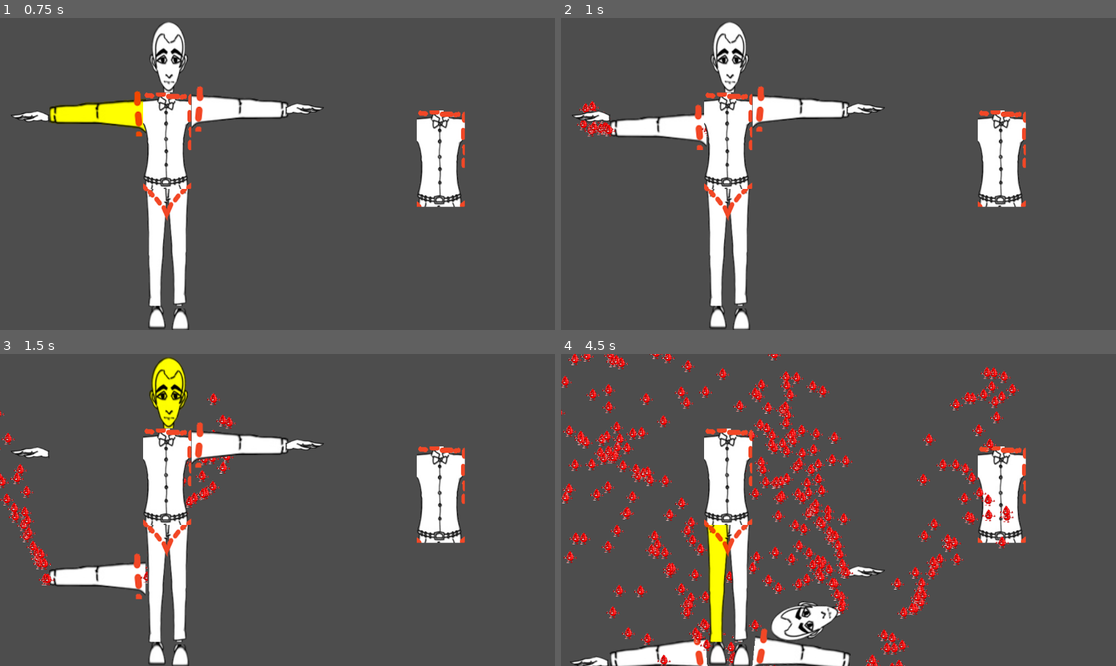
Above: before the commit, frames 1-4 (two rows, left to right).
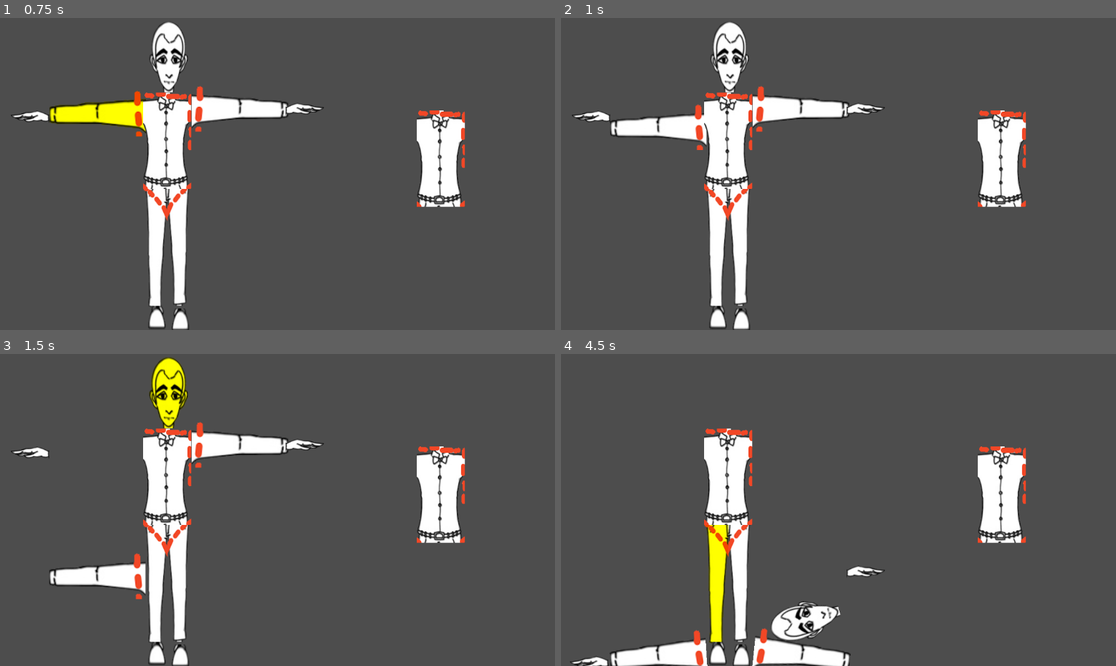
Above: after the commit, the same moments.

Repository: Olli1080/Frankenjam24
Game: Godot game, scene res://Scenes/timmsTestScene.tscn
Same seed, same stepped clock (60 frames per second), same inputs: the game is played once before the commit and once after it.
Inputs (mouse positions are in pixels of both pictures, inside the frame that each line leads up to):
- Up to frame 1 (0.75 s): tap Enter at 0.5 s; move the mouse to (99, 114) at 0.52 s; click (99, 114) at 0.67 s
- Up to frame 2 (1 s): no input
- Up to frame 3 (1.5 s): move the mouse to (172, 394) at 1.27 s; click (172, 394) at 1.42 s
- Up to frame 4 (4.5 s): move the mouse to (594, 450) at 2.02 s; click (594, 450) at 2.17 s; move the mouse to (799, 444) at 2.77 s; click (799, 444) at 2.92 s; move the mouse to (849, 447) at 3.52 s; click (849, 447) at 3.67 s; move the mouse to (716, 581) at 4.27 s; click (716, 581) at 4.42 s

Frame 1 is identical in both runs. In frame 2, 0.3% of the frame differs, in the area x 2-27%, y 26-39%; in frame 3, 1.3%; in frame 4, 9.3%, in the area x 0-83%, y 0-100%.

Commit message:
limits blood

Diff:
--- a/Nodes/dockNode.tscn
+++ b/Nodes/dockNode.tscn
@@ -1,4 +1,6 @@
-[gd_scene load_steps=2 format=3 uid="uid://cqtbg0laj4dvh"]
+[gd_scene load_steps=3 format=3 uid="uid://cqtbg0laj4dvh"]
+
+[ext_resource type="Script" path="res://Scripts/PinAngles.gd" id="1_eubii"]
 
 [sub_resource type="CircleShape2D" id="CircleShape2D_g8nte"]
 radius = 20.0
@@ -7,6 +9,7 @@
 collision_layer = 2
 collision_mask = 2
 monitoring = false
+script = ExtResource("1_eubii")
 
 [node name="AreaShape2D" type="CollisionShape2D" parent="."]
 shape = SubResource("CircleShape2D_g8nte")
--- a/Scenes/timmsTestScene.tscn
+++ b/Scenes/timmsTestScene.tscn
@@ -1,6 +1,7 @@
 [gd_scene load_steps=15 format=3 uid="uid://csnbgngwaa3fk"]
 
 [ext_resource type="PackedScene" uid="uid://cfr0a5fokav1n" path="res://Scenes/BodyParts/left_arm.tscn" id="2_hh3dy"]
+[ext_resource type="PackedScene" uid="uid://cqtbg0laj4dvh" path="res://Nodes/dockNode.tscn" id="2_rb8sg"]
 [ext_resource type="PackedScene" uid="uid://bsfqce3b6t3dq" path="res://Scenes/BodyParts/head.tscn" id="3_bkm6h"]
 [ext_resource type="PackedScene" uid="uid://d1fwh58bk2sgd" path="res://Scenes/BodyParts/left_hand.tscn" id="4_cy3jm"]
 [ext_resource type="PackedScene" uid="uid://qpma3icuof4i" path="res://Scenes/BodyParts/right_arm.tscn" id="5_y08rp"]
@@ -19,13 +20,12 @@
 [sub_resource type="WorldBoundaryShape2D" id="WorldBoundaryShape2D_yoyet"]
 normal = Vector2(-0.999949, -0.0100497)
 
-[sub_resource type="CircleShape2D" id="CircleShape2D_g8nte"]
-radius = 20.0
-
 [node name="Node2D2" type="Node2D"]
 
 [node name="WorldBoundary" type="StaticBody2D" parent="."]
 position = Vector2(-6, 651)
+collision_layer = 7
+collision_mask = 7
 
 [node name="CollisionShape2D_Bottom" type="CollisionShape2D" parent="WorldBoundary"]
 shape = SubResource("WorldBoundaryShape2D_olymo")
@@ -51,54 +51,25 @@
 [node name="CollisionPolygon2D" type="CollisionPolygon2D" parent="Recipent"]
 polygon = PackedVector2Array(-48, 99, -46, 62, -40, 7, -51, -35, -51, -83, -21, -87, 16, -86, 48, -80, 50, -42, 39, -34, 34, 9, 36, 62, 44, 99)
 
-[node name="LeftLegDockNode" type="Area2D" parent="Recipent" groups=["DockPoint"]]
-position = Vector2(-25, 100)
-rotation = 0.208696
-collision_layer = 2
-collision_mask = 2
-monitoring = false
+[node name="DockNode" parent="Recipent" instance=ExtResource("2_rb8sg")]
+position = Vector2(-52, -59)
+rotation = -3.12598
 
-[node name="AreaShape2D" type="CollisionShape2D" parent="Recipent/LeftLegDockNode"]
-shape = SubResource("CircleShape2D_g8nte")
+[node name="DockNode2" parent="Recipent" instance=ExtResource("2_rb8sg")]
+position = Vector2(-31, 100)
 
-[node name="RightLegDockNode" type="Area2D" parent="Recipent" groups=["DockPoint"]]
-position = Vector2(21, 99)
-rotation = -0.189497
-collision_layer = 2
-collision_mask = 2
-monitoring = false
+[node name="DockNode3" parent="Recipent" instance=ExtResource("2_rb8sg")]
+position = Vector2(25, 98)
 
-[node name="AreaShape2D" type="CollisionShape2D" parent="Recipent/RightLegDockNode"]
-shape = SubResource("CircleShape2D_g8nte")
+[node name="DockNode4" parent="Recipent" instance=ExtResource("2_rb8sg")]
+position = Vector2(48, -57)
+rotation = -1.5723
+min_angle = -0.5
+max_angle = 0.5
 
-[node name="LeftArmDockNode" type="Area2D" parent="Recipent" groups=["DockPoint"]]
-position = Vector2(-52, -59)
-rotation = 1.55568
-collision_layer = 2
-collision_mask = 2
-monitoring = false
-
-[node name="AreaShape2D" type="CollisionShape2D" parent="Recipent/LeftArmDockNode"]
-shape = SubResource("CircleShape2D_g8nte")
-
-[node name="RightArmDockNode" type="Area2D" parent="Recipent" groups=["DockPoint"]]
-position = Vector2(50, -59)
-rotation = -1.53178
-collision_layer = 2
-collision_mask = 2
-monitoring = false
-
-[node name="AreaShape2D" type="CollisionShape2D" parent="Recipent/RightArmDockNode"]
-shape = SubResource("CircleShape2D_g8nte")
-
-[node name="NeckDockNode" type="Area2D" parent="Recipent" groups=["DockPoint"]]
-position = Vector2(-1.99998, -88)
-rotation = -2.96091
-collision_layer = 2
-monitoring = false
-
-[node name="AreaShape2D" type="CollisionShape2D" parent="Recipent/NeckDockNode"]
-shape = SubResource("CircleShape2D_g8nte")
+[node name="DockNode5" parent="Recipent" instance=ExtResource("2_rb8sg")]
+position = Vector2(-3, -88)
+rotation = 3.08585
 
 [node name="leftArm" parent="." instance=ExtResource("2_hh3dy")]
 position = Vector2(204, 200)
@@ -125,7 +96,7 @@
 
 [node name="rightLeg" parent="." node_paths=PackedStringArray("sprite") instance=ExtResource("9_wdstm")]
 position = Vector2(375, 480)
-sprite = NodePath("../Recipent/NeckDockNode/AreaShape2D")
+sprite = NodePath("")
 
 [node name="rightFoot" parent="." instance=ExtResource("10_hvy0a")]
 position = Vector2(373, 625)
--- a/Scripts/BodyPartObject.gd
+++ b/Scripts/BodyPartObject.gd
@@ -72,6 +72,9 @@
 	node.position = own_child.position
 	node.node_a = self.get_path()
 	node.node_b = dock_point.get_parent().get_path()
+	node.set_angular_limit_enabled(true)
+	node.angular_limit_lower = dock_point.min_angle
+	node.angular_limit_upper = dock_point.max_angle
 	# node.disable_collision = false
 	add_child(node)
 	# Enable other dock points for docking
--- /dev/null
+++ b/Scripts/PinAngles.gd
@@ -0,0 +1,3 @@
+extends Node
+@export var min_angle : float = -1
+@export var max_angle : float = 1
--- a/Scripts/particleOnVelocity.gd
+++ b/Scripts/particleOnVelocity.gd
@@ -1,10 +1,18 @@
 extends GPUParticles2D
 
 var parent : RigidBody2D
+var dock_node : Area2D = null
+
+func distance_to(to : Node2D):
+	return (to.global_position - global_position).length()
 
 func _ready():
 	parent = get_parent()
+	for c in get_parent().get_children():
+		if c.is_in_group("DockPoint"):
+			if !dock_node || distance_to(c) < distance_to(dock_node):
+				dock_node = c
 
 func _process(delta):
-	if parent:
-		emitting = parent.linear_velocity.length() >= parent.particle_vel_threshold
+	if parent && dock_node:
+		emitting = (dock_node.monitorable || dock_node.monitoring) && parent.linear_velocity.length() >= parent.particle_vel_threshold
